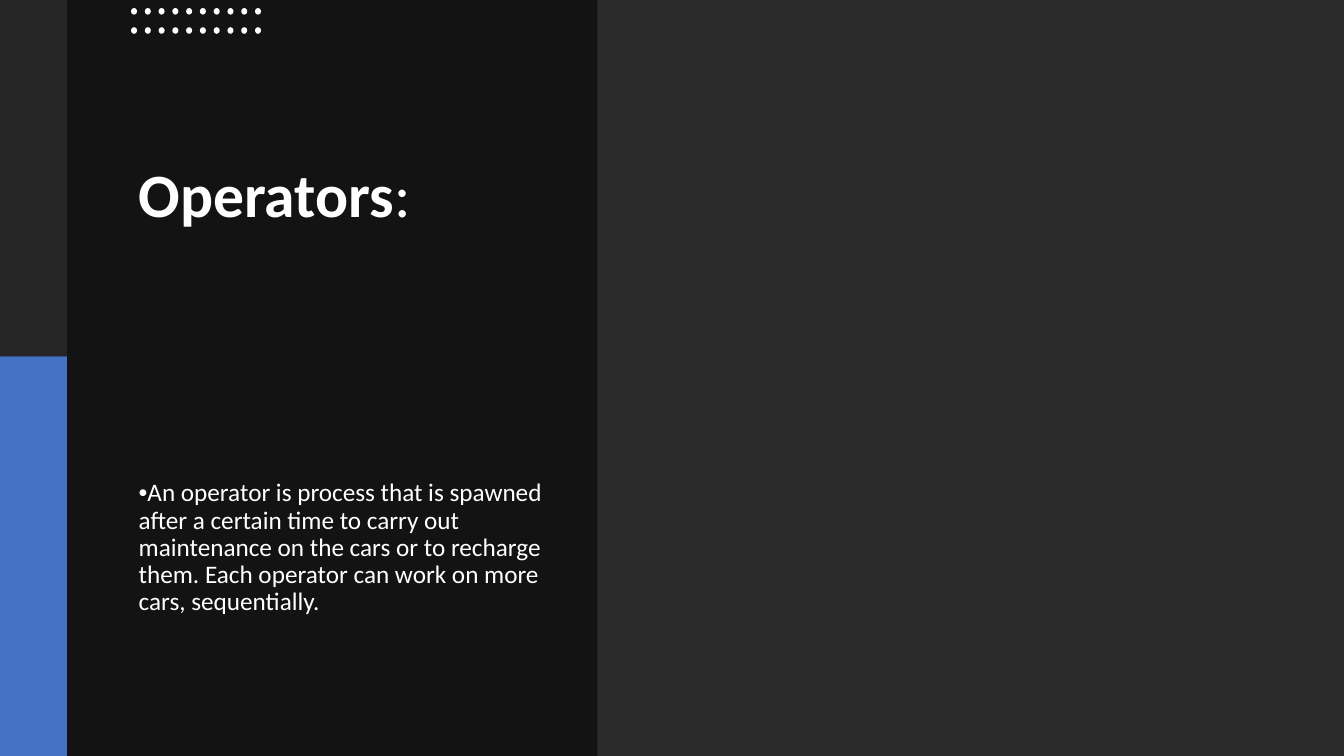
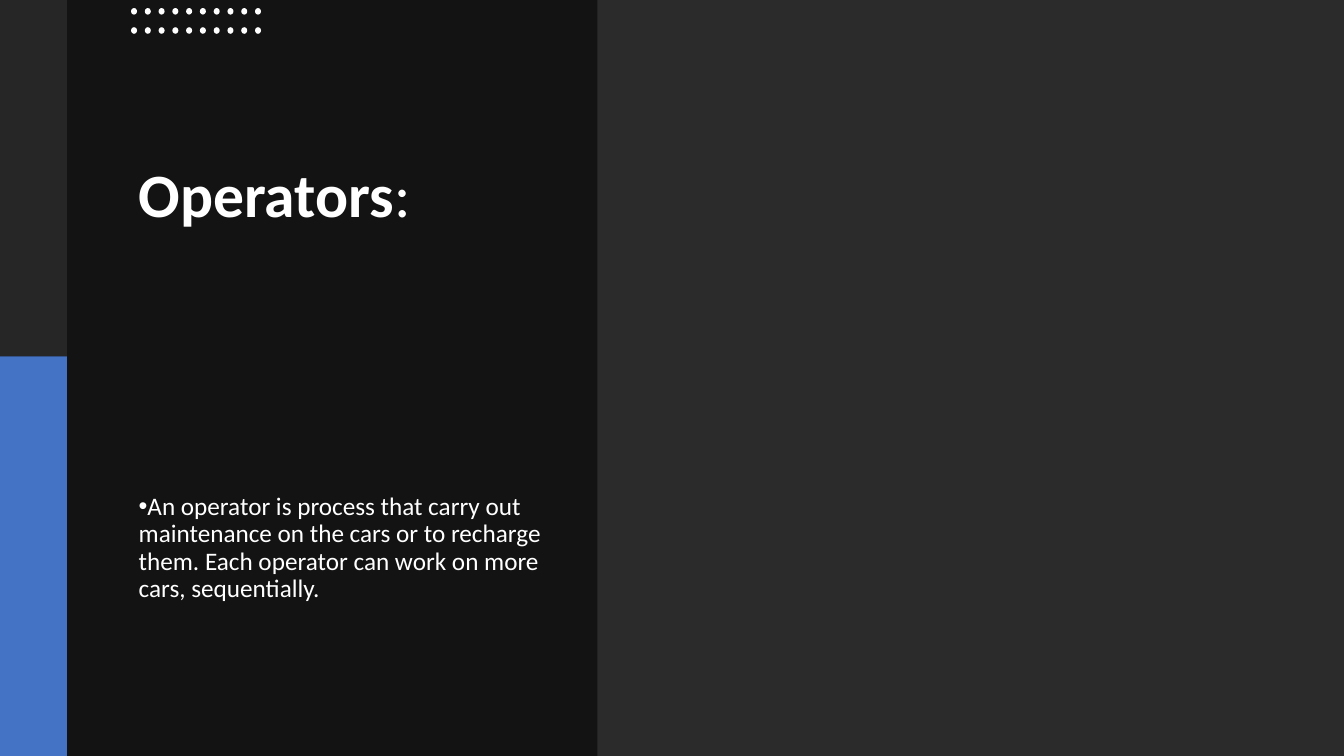
Before and after one commit to simone-rizzo/Car-sharing-model-simulation, a slide deck: slide 7 of Presentazione.pptx. Drawn at 1344x756 pixels with LibreOffice and Linux fonts; fonts in the diff are those of the drawing; background and template pictures are left out; a plain dark background stands for a picture behind light text. Boxes give left, top, right and bottom in pixels: in the first picture for what was removed or moved away, otherwise in the second. Text is boxed around its words. In the diff, an @@ line names an element or a change of style, - is before the commit and + after.

```diff
--- a/Presentazione.pptx
+++ b/Presentazione.pptx
@@ text at [139,497,541,601]: text changed @@
-• An operator is process that is spawned after a certain time to carry out maintenance on the cars or to recharge them. Each operator can work on more cars, sequentially.
+• An operator is process that carry out maintenance on the cars or to recharge them. Each operator can work on more cars, sequentially.
```
Also in this commit, not shown: 1 other slide changed, 4 other files.
